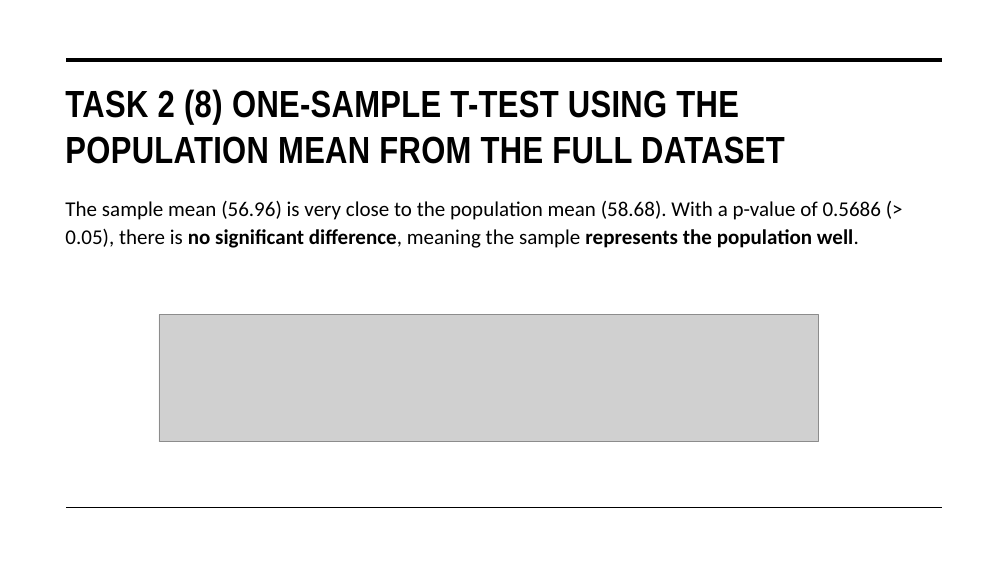
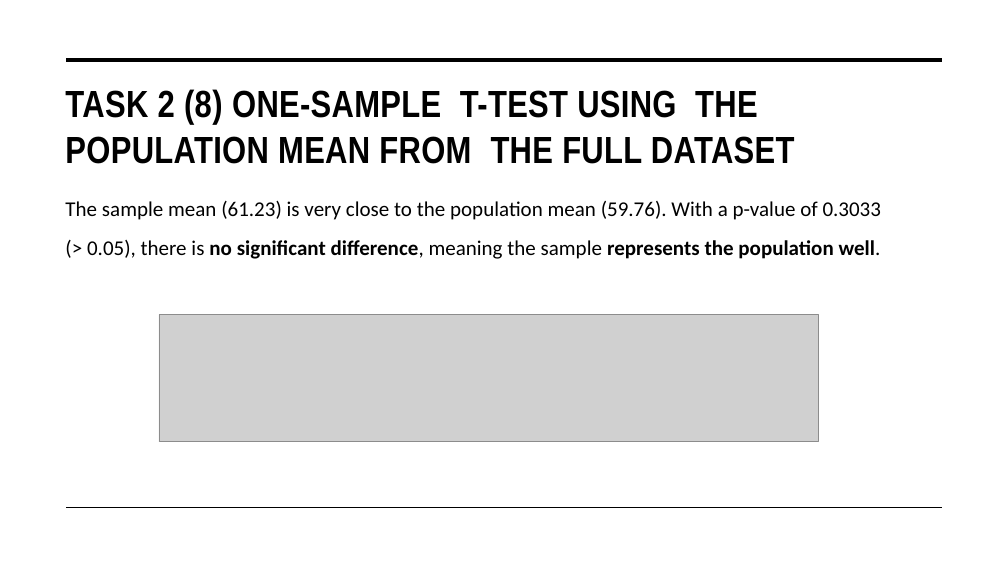
Before and after one commit to Rwaan-001/projectRepo, a slide deck: slide 15 of Data_PowerPoint.pptx. Drawn at 1008x567 pixels with LibreOffice and Linux fonts; fonts in the diff are those of the drawing; grey boxes stand for pictures. Boxes give left, top, right and bottom in pixels: in the first picture for what was removed or moved away, otherwise in the second. Text is boxed around its words. In the diff, an @@ line names an element or a change of style, - is before the commit and + after.

```diff
--- a/Data_PowerPoint.pptx
+++ b/Data_PowerPoint.pptx
@@ title "TASK 2 (8) ONE-SAMPLE T-TEST ..." rewrapped from (65, 89, 785, 164) to (65, 89, 795, 164) @@
@@ text at (65, 201, 882, 259): text changed @@
-The sample mean (56.96) is very close to the population mean (58.68). With a p-value of 0.5686 (> 0.05), there is no significant difference, meaning the sample represents the population well.
+The sample mean (61.23) is very close to the population mean (59.76). With a p-value of 0.3033
+(> 0.05), there is no significant difference, meaning the sample represents the population well.
```
Also in this commit, not shown: 18 other slides changed, 1 slide added, 2 slides removed, 3 other files.
